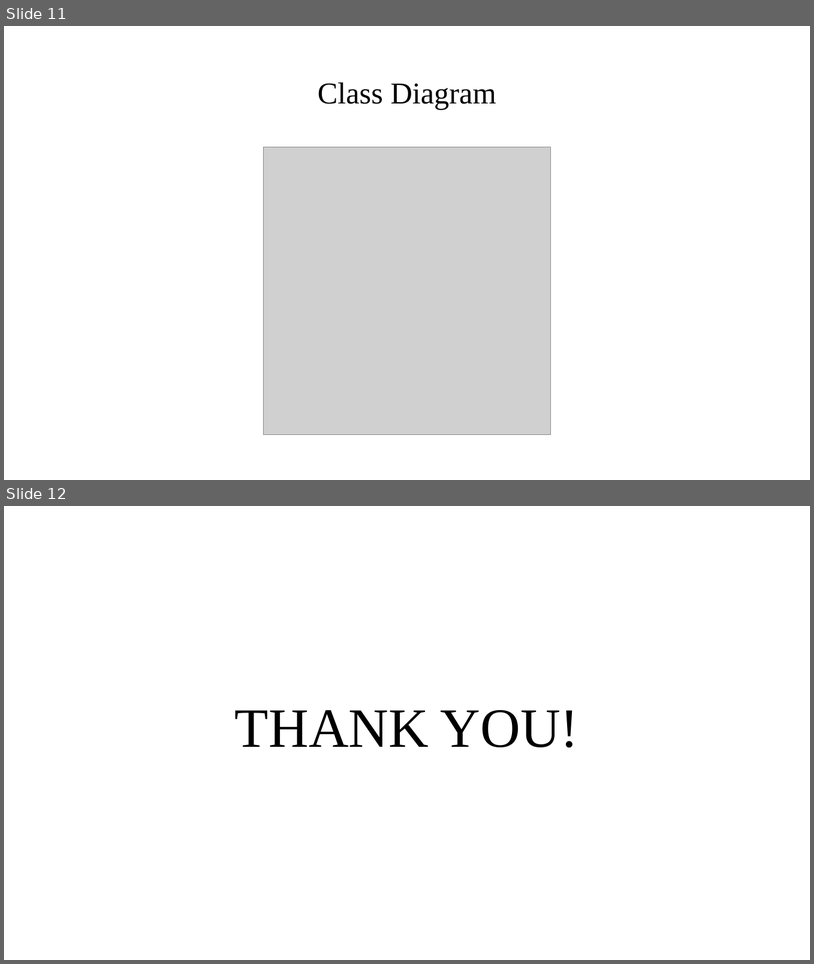
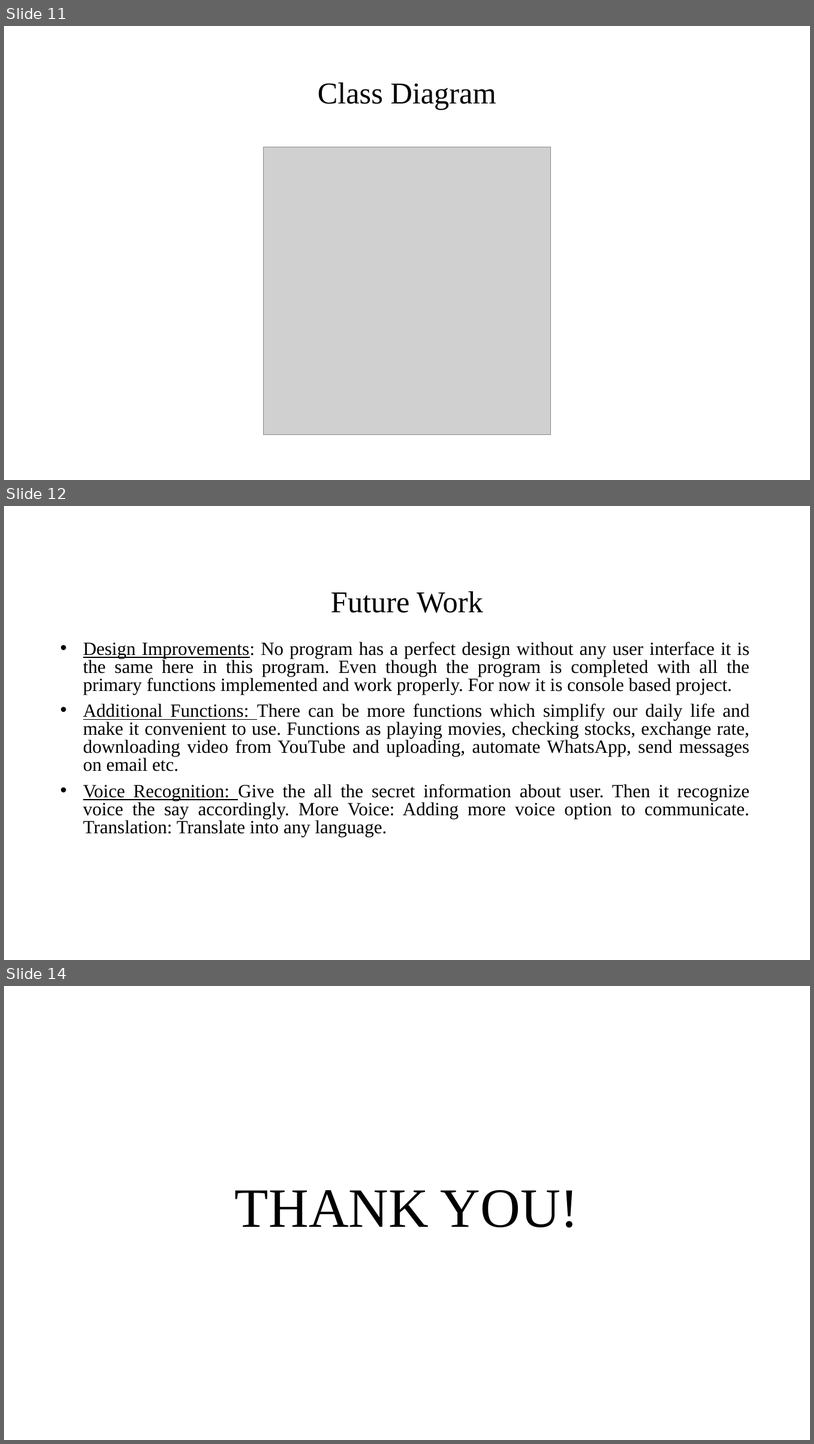
Before and after one commit to yogesh2104/miniProject, a slide deck: Documentation/DESKTOP PERSONAL ASSISTANT.pptx. Shown one above the other, each under a label of ours: slides 11 and 12 before the commit, slides 11, 12 and 14 after it; the slides between them are not shown. The pictures are 814x964 and 814x1444 pixels, drawn with LibreOffice and Linux fonts; fonts in the diff are those of the drawing; grey boxes stand for pictures. Boxes give left, top, right and bottom in pixels: in the first picture for what was removed or moved away, otherwise in the second. Text is boxed around its words. In the diff, an @@ line names an element or a change of style, - is before the commit and + after.

```diff
--- a/Documentation/DESKTOP PERSONAL ASSISTANT.pptx
+++ b/Documentation/DESKTOP PERSONAL ASSISTANT.pptx
@@ slide 12 added at <box>4,506,810,960</box>, background #FFFFFF @@
@@ title added at <box>331,591,483,613</box>, 36 pt, text #000000 @@
+Future Work
@@ subtitle added at <box>83,642,750,836</box>, 22.2 pt, text #000000 @@
+• Design Improvements: No program has a perfect design without any user interface it is the same here in this program. Even though the program is completed with all the primary functions implemented and work properly. For now it is console based project.
+• Additional Functions: There can be more functions which simplify our daily life and make it convenient to use. Functions as playing movies, checking stocks, exchange rate, downloading video from YouTube and uploading, automate WhatsApp, send messages on email etc.
+• Voice Recognition: Give the all the secret information about user. Then it recognize voice the say accordingly. More Voice: Adding more voice option to communicate. Translation: Translate into any language.
@@ what was slide 12 is now slide 14 @@
```
Also in this commit, not shown: 1 slide changed, 1 other slide added, 2 other files.
